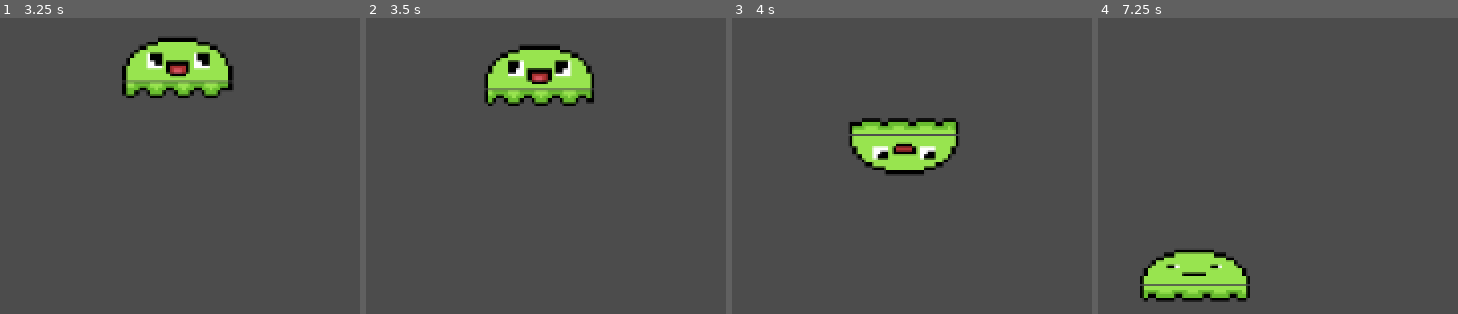
Above: before the commit, frames 1-4 (left to right).
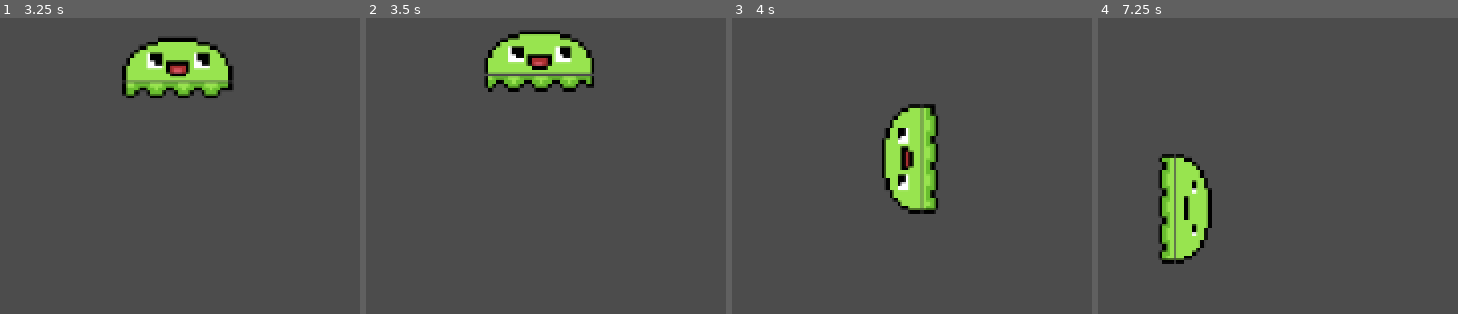
Above: after the commit, the same moments.

Repository: BrooklinJazz/GeweyTheSlime
Game: Godot game, scene res://World.tscn
The game is run twice, just before and just after one commit, with the same random seed, the same clock (stepped at 60 frames per second) and the same inputs.
Inputs:
- Up to frame 1 (3.25 s): hold Shift (grip) 0.53-1.28 s; hold D (right) 0.53-2.03 s; tap Space (jump) at 0.77, 1.52, 3.02 s; tap Shift (grip) at 1.35, 2.85 s; hold A (left) 2.03-2.78 s; hold Shift (grip) 2.03-2.78 s; hold D (right) from 2.78 s (still down)
- Up to frame 2 (3.5 s): keep holding D (right)
- Up to frame 3 (4 s): keep holding D (right); hold Shift (grip) from 3.53 s (still down); tap Space (jump) at 3.77 s
- Up to frame 4 (7.25 s): release D (right) at 4.28 s; release Shift (grip) at 4.28 s; hold A (left) 4.28-5.03 s; tap Shift (grip) at 4.35, 5.85 s; tap Space (jump) at 4.52, 6.02, 6.77 s; hold D (right) 5.03-5.78 s; hold Shift (grip) 5.03-5.78 s; hold A (left) from 5.78 s (still down); hold Shift (grip) from 6.53 s (still down)

Frame 1 is identical in both runs. In frame 2, 6.1% of the frame differs, in the area x 32-64%, y 4-30%; in frame 3, 6.3%; in frame 4, 8.8%, in the area x 11-43%, y 45-96%.

Commit message:
Fixed ceiling climb

Diff:
--- a/CeilingMovement.gd
+++ b/CeilingMovement.gd
@@ -9,9 +9,11 @@
 	character = parent
 
 func get_motion(delta: float) -> Vector2:
-	if character.rotation_degrees != 180:
+	if abs(character.rotation_degrees) < 179 or abs(character.rotation_degrees) > 181:
+		print(character.rotation_degrees)
 		character.rotation_degrees = 180
 		character.global_position += Vector2(0, -8)
+
 	return Vector2(climb(delta), -1)
 
 func climb(delta: float) -> float:
--- a/Character.gd
+++ b/Character.gd
@@ -21,5 +21,6 @@
 	Player.motion = Physics.get_motion(delta)
 	move_and_slide(Player.motion, Vector2.UP)
 
+
 func update_player_animations():
 	Animations.animate()
--- a/GroundMovement.gd
+++ b/GroundMovement.gd
@@ -18,6 +18,12 @@
 	if character.rotation_degrees != 0:
 		character.rotation_degrees = 0
 		character.global_position += Vector2(0, 7)
+
+	# if on wall and input is up or into wall
+		# transition
+	# if character.is_on_wall() and Player.state.direction.y.up:
+
+
 	return Vector2(walk(delta), jump(delta))
 
 
--- a/Physics.gd
+++ b/Physics.gd
@@ -11,8 +11,11 @@
 
 func movement_factory() -> Node:
 	if (Player.state.airborne.on_ceiling and Player.state.movement.grip):
+		print("roof")
 		return CeilingMovement.new(self.character)
 	elif (Player.state.airborne.on_wall and Player.state.movement.grip):
+		print("wall")
 		return WallMovement.new(self.character)
 	else:
+		print("floor")
 		return GroundMovement.new(self.character)
--- a/World.tscn
+++ b/World.tscn
@@ -8,7 +8,7 @@
 [node name="StaticBody2D" type="StaticBody2D" parent="."]
 
 [node name="CollisionPolygon2D" type="CollisionPolygon2D" parent="StaticBody2D"]
-polygon = PoolVector2Array( -384, 256, 576, 256, 764.291, 256, 764.291, 176, 573.218, 176, 573.218, -128, 827.982, -128, 827.982, 320, -384, 320 )
+polygon = PoolVector2Array( -384, 256, 576, 256, 764.291, 256, 764.293, 128, 573.22, 128, 573.22, 256, 509.529, 256, 509.529, -64, 827.984, -64, 827.982, 320, -384, 320 )
 
 [node name="Player" parent="." instance=ExtResource( 1 )]
 position = Vector2( 736.605, 247.269 )
